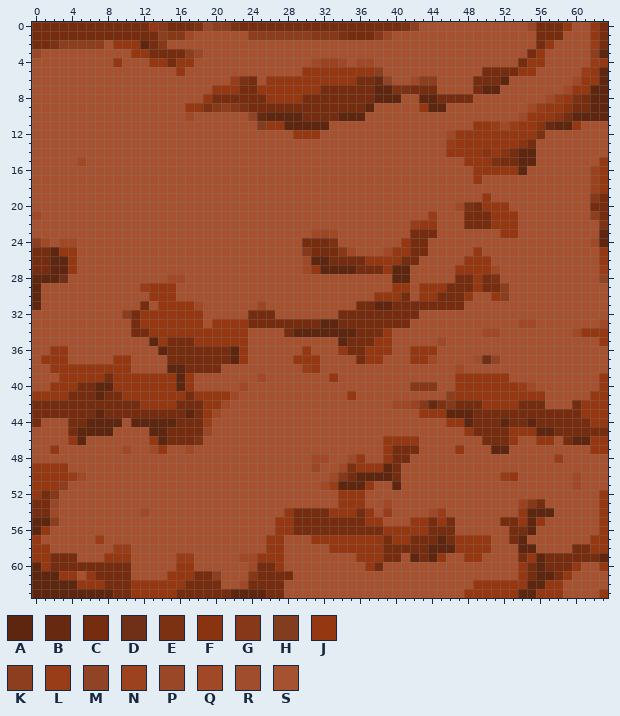
A pixel-art sprite gets an edit: Tiles/floor revamp 1.png. Above: the version before the commit.
The file is 64x64 pixels. Colours within 5 levels of each other are drawn and written as one.
Palette (. is transparent): A #5e260f  B #67290f  C #762c0e  D #6f3017  E #7d3113  F #8a3310  G #863819  H #823c1f  J #953711  K #8d3e1e  L #993d18  M #904425  N #9c421e  P #994726  Q #a14926  R #9f4d2c  S #a6512f
New version:
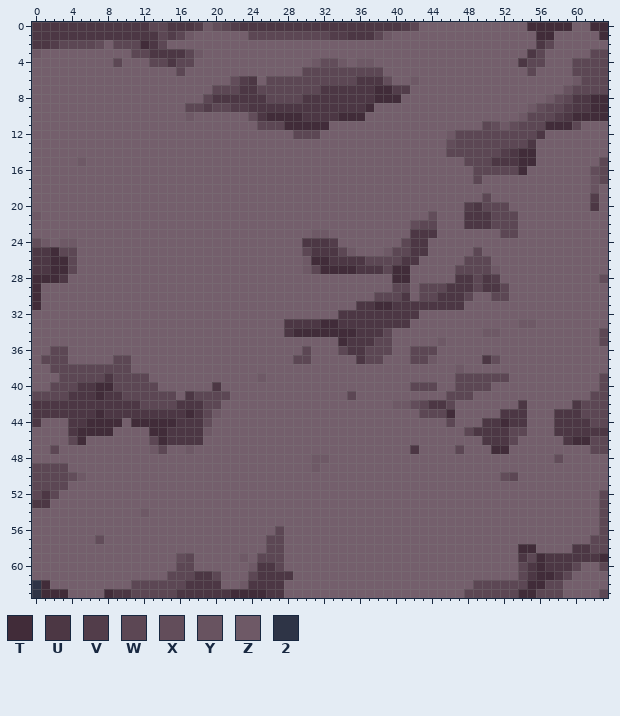
Colours new in this view: T #412c39  U #4c3744  V #523d4a  W #5c4754  X #624d5a  Y #685360  Z #6e5966  2 #2e3446
Edits made:
colour S: #a6512f -> #745f6c
Changed rows in their new state; - is a pixel that keeps its letter.
first column x 0:
 0 UUUUUUUUUUUUUWWUUUVZXWVUUUUUUUUUUUUUUUUUUVW------------TTTTT--TT
 1 UUUUUUUUUUUUUUWVWZ------WWWWWWWWWVVUUUWZ----------------TTS---ST
 2 UUVWWWWX-WWWTUW-----------------------------------------UW----SS
 3 Z----------WWUUUUWZ------------------------------------UW-----WW
 4 ---------W---WWUWW-------------ZXXZ-ZZ----------------UWW---WWWW
 5 ----------------W-------------WWWWWWWWW-----------SSSSSW----WWWW
 6 ----------------------XVU-WWWWWWWWWWUUUX--ZSS----SSSS-------ZWWW
 7 --------------------WWWUUWWWWWWWUUUUUUTTVVSSS----SSS-------YWWWW
 8 -------------------WUUUUUUWWWWUUUUUUUUTTT--SSSSSS--------ZXWUUTT
 9 -----------------WWVWWVVUUUUUUUUUUUUUT-----SSS---------ZXWWVUUTT
10 -----------------Z------XUTTTTUUUUTTT-----------------ZWWWVUTTTT
11 -------------------------WWWTTTTT----------------SWXZXWWWTTTW---
12 -----------------------------WWW--------------ZWWWWWWWWWU-------
13 ----------------------------------------------XWWWWWWWWU--------
14 ----------------------------------------------WWWWWWVUTT--------
15 -----Z------------------------------------------WWWUUUTT-------W
16 -------------------------------------------------WWWWWT-------XW
17 -------------------------------------------------W------------YW
18 --------------------------------------------------------------YS
19 --------------------------------------------------W-----------VS
20 -----------------------------------------------SVUWWW---------US
21 Z-------------------------------------------X---UUUWWW--------SS
22 ------------------------------------------XWW---UUUWWW---------S
23 -------------------------------ZZS--------UUU-------WW---------S
24 XZ-ZZ-------------------------UUUV-------WUU------------------SS
25 UUTWW-------------------------WUUUWZ---ZWWUU-----W-------------S
26 UUTTW-------------------------ZTTUUUUWWWWUU-----WWW------------S
27 UUTTW-------------------------ZWTTTTUUUWTT-----WWWWZ-----------S
28 TTTU-----------SS-----------------------TT-----UUWUV-----------X
29 T-----------SSSS------------------------WW-WWWUUUWUUW-----------
30 T------------SSS----------------------WWWU-WWUUUW--WW-----------
31 T-----------S-SSSSS------S----------UUTTUUUUUUUU----------------
32 ----------SSSSSSSSS-----SSS-------UUUUUUUUU---------------------
33 -----------SSSSSSSS-SSSSSSSSUUUUTTUUUUUUUU------------ZZ-------S
34 -----------SSSSSSSSSSSSS----UTTTTTTTUUUW----------ZZ--------SSSW
35 -------------SSSSSSSSSSS----------TUUUWW-----Z-----------------W
36 --WW----------SSSSSSSSSS------W---WUUWWW--WWW-------------------
37 -WWW-----WW----SSSSSSSSS-----WWS----UWW---WWZ----SUX------------
38 --WWWWWWWWW----SSSSSS---------SS---------------Z----------------
39 ---WWWWWUWWWWSSSSS-------Z-------S-------------WWWWWW----------W
40 --WWWUUTTWWWWWSSSS--U--S------------------WWW--WWWWSSSSS-------W
41 WWWWUUUTUUWWWWWWSUWWWWS------------W----------WWWSSSSSSSS-----WW
42 UUUUUUUUUUUUWWWWUUUWWS------------------ZZXWUUWSSSSSSSUSS---UWWW
43 UUUUUUUTUUUUUUUUUTUWZ----------------------WWWTSSSSSUUUSSSUUUWWW
44 U---UUTTTT-TTTTTUUUX--------------------------WSSSUUTUUSSSUUUUWW
45 ----UTTTT----TTUUUUZ----------------------------WUUUUWWSSSUUUUUU
46 ----WT-------WTUUUU--------------------SSSS-------UUUW--SS-UTTWW
47 --W-------S--ZW--Z---------------------SSSU----W---TT---------WW
48 -------------------------------ZZ--SS--SSS----------------X-----
49 WWWW---------------------------Z--SSSSSSS-----------------------
50 WWWWXZ---------------------------SSSSSSSS-----------XW------S---
51 WWWW----------------------------SSSSSS--S-------------------S---
52 WUW-------------------------------SSS--------------------------W
53 UUS-------------------------------SSS--S--------------SSS------W
54 SSS---------Z---------------SSSSSSSSSS-S----SS--------SSSS-----W
55 SSS------------------------SSSSSSSSSSSS---SSSSS-----SSSSS------W
56 SS-------------------------WSSSSSSSSSSSSSSSSSSS------SSS-------W
57 S------X------------------WW---SSSSSSSSSSSSSSSSSSSS--SS-------WW
58 SS-------SS---------------WW-----SSSSSSSSSSSSSSSSSS---TT----UUWW
59 SSSSS---SSS-----XW-----ZSWWW--------SSSSS-SSSS--SS----UWTUUUUUUT
60 SSSSSSSSSSS-----WW------ZUUW---------SS---------------WUTUUUW--W
61 SSSSS-SSSSS----WWWUUW---WUUUU-------------------------WUTTUW----
62 2TSSSSSSSSSWWWWWWUUUU--ZUUUU---------------------WWWWWWTTWW-----
63 2TTTSSSSTUUWWWWWUUUUUUTTTTUU--------------------WWWWWWTTWWW----W
Where, in picture pixels (left, top, right, bottom), the same in both pictures:
changed: (32, 22, 608, 598)
